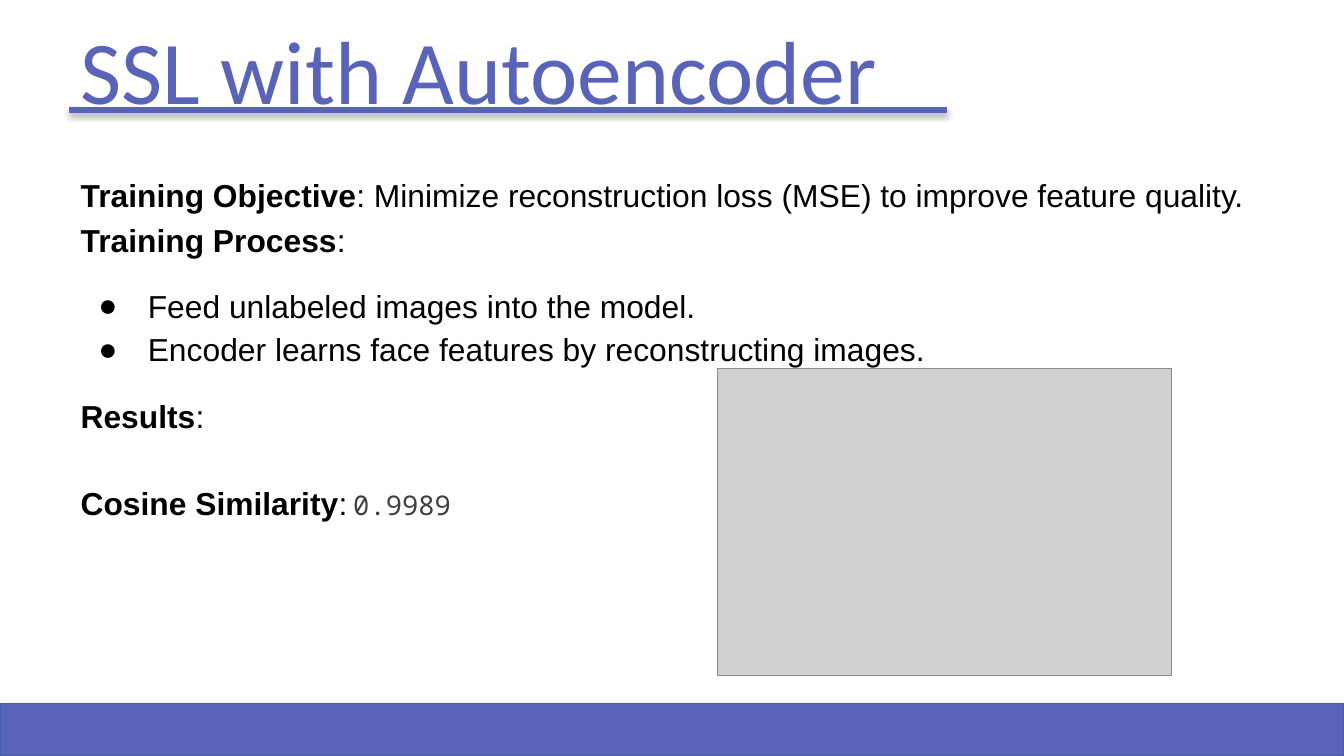
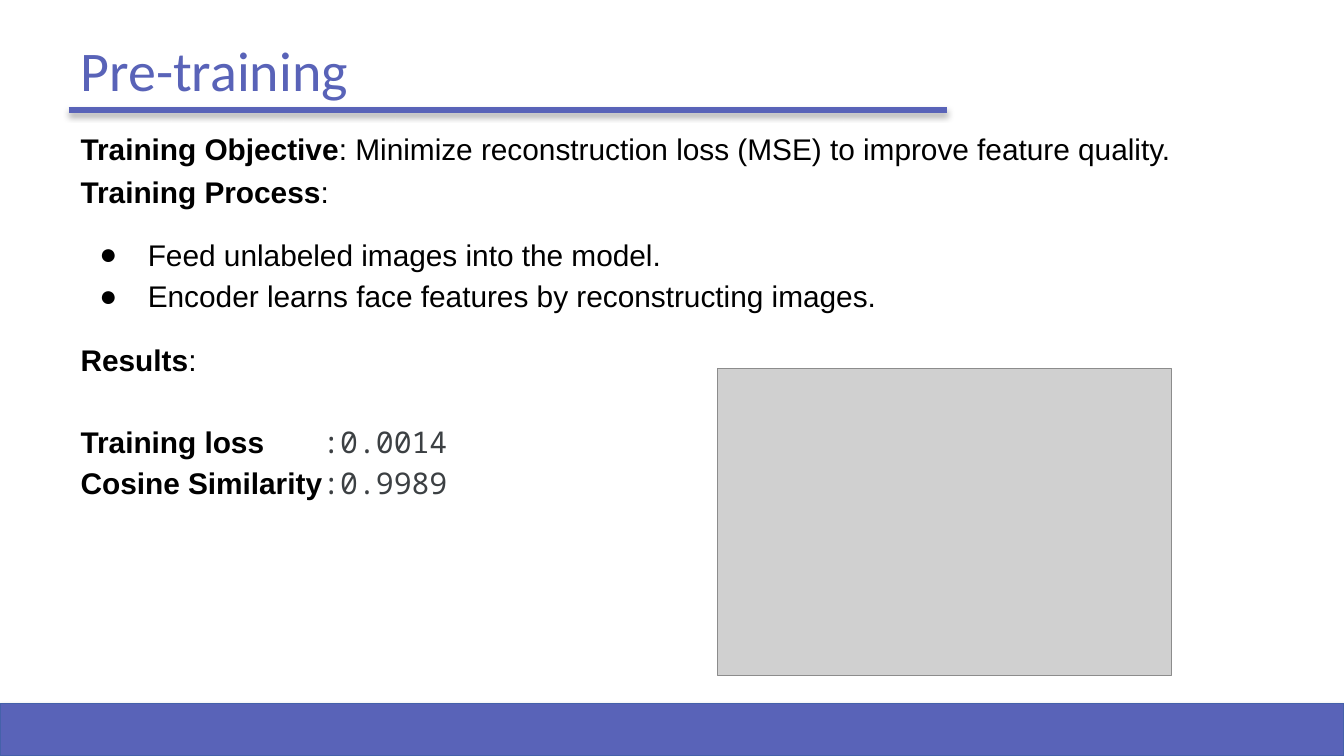
Before and after one commit to sidhu2690/IDC-409, a slide deck: slide 7 of Self-Supervised Approach to Facial Recognition.pptx (slide 6 before the commit). Drawn at 1344x756 pixels with LibreOffice and Linux fonts; fonts in the diff are those of the drawing; grey boxes stand for pictures; background and template pictures are left out. Boxes give left, top, right and bottom in pixels: in the first picture for what was removed or moved away, otherwise in the second. Text is boxed around its words. In the diff, an @@ line names an element or a change of style, - is before the commit and + after.

```diff
--- a/Self-Supervised Approach to Facial Recognition.pptx
+++ b/Self-Supervised Approach to Facial Recognition.pptx
@@ title at <box>81,52,348,101</box>: text changed; size 48 to 30 pt @@
-SSL with Autoencoder
+Pre-training
@@ text at <box>81,138,1170,372</box>: size 17 to 16 pt in "Training Objective: Minimize reconstruction loss (MSE) to ...", "Training Process:", "Feed unlabeled images into the model.", "Encoder learns face features by reconstructing images." and 1 more places; indent changed @@
@@ text at <box>81,431,447,500</box>: text changed; size 17 to 16 pt @@
-Cosine Similarity: 0.9989
+Training loss :0.0014
+Cosine Similarity:0.9989
```
Also in this commit, not shown: 8 other slides changed, 2 slides added.
